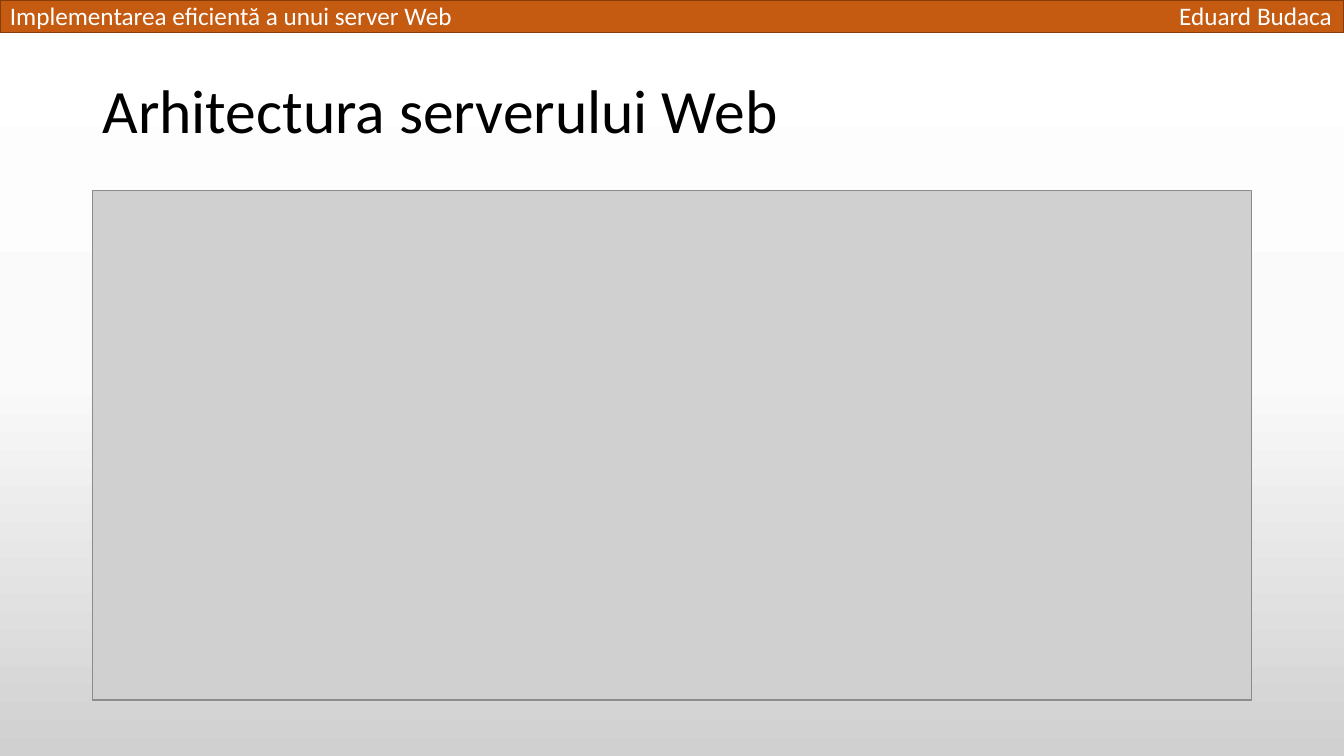
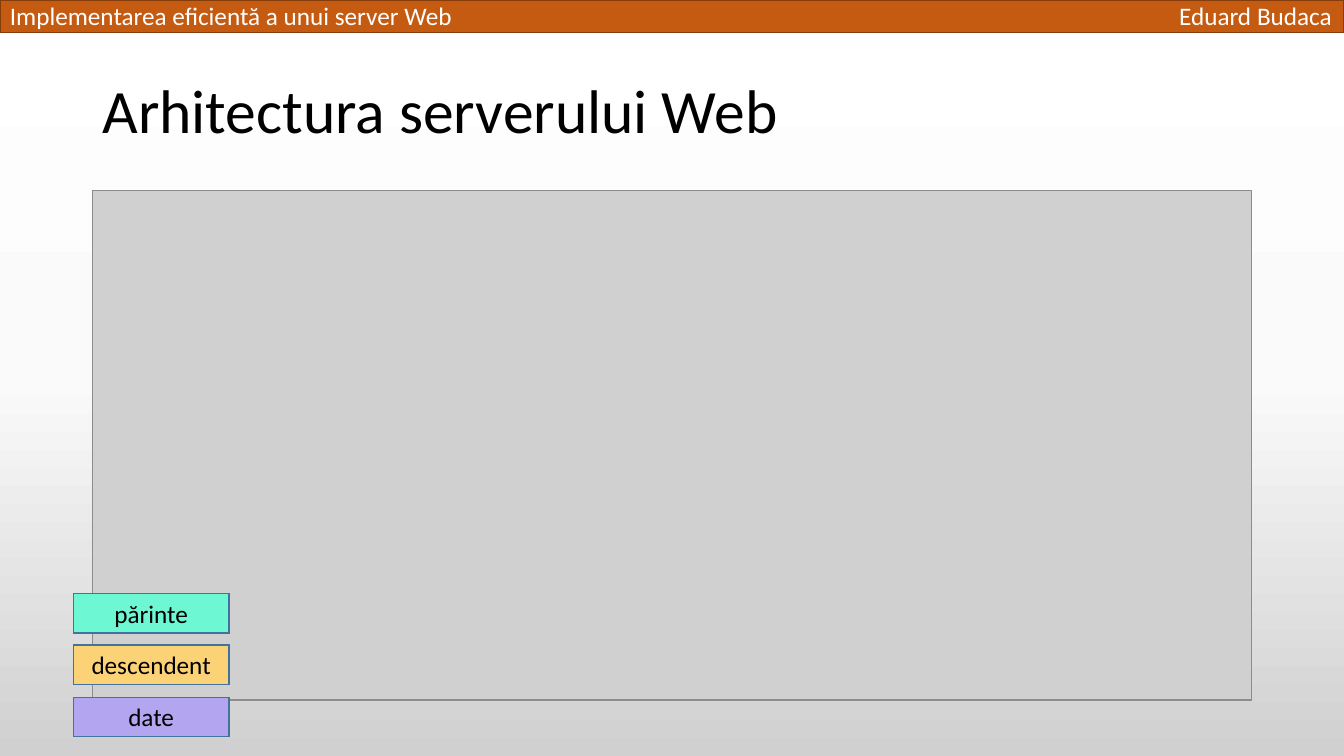
Before and after one commit to TED-996/bachelor-thesis-pack, a slide deck: slide 5 of Licenta2018BudacaEduard/Implementarea eficientă a unui server Web.pptx. Drawn at 1344x756 pixels with LibreOffice and Linux fonts; fonts in the diff are those of the drawing; grey boxes stand for pictures. Boxes give left, top, right and bottom in pixels: in the first picture for what was removed or moved away, otherwise in the second. Text is boxed around its words. In the diff, an @@ line names an element or a change of style, - is before the commit and + after.

```diff
--- a/Licenta2018BudacaEduard/Implementarea eficientă a unui server Web.pptx
+++ b/Licenta2018BudacaEduard/Implementarea eficientă a unui server Web.pptx
@@ rectangle added at [74, 594, 229, 633], fill #6DF7D3, outline #43739E 1 pt, 18 pt, text #000000 @@
+părinte
@@ rectangle added at [74, 645, 229, 685], fill #FCD277, outline #43739E 1 pt, 18 pt, text #000000 @@
+descendent
@@ rectangle added at [74, 698, 229, 737], fill #B3A5EF, outline #43739E 1 pt, 18 pt, text #000000 @@
+date
```
Also in this commit, not shown: 3 other slides changed.
